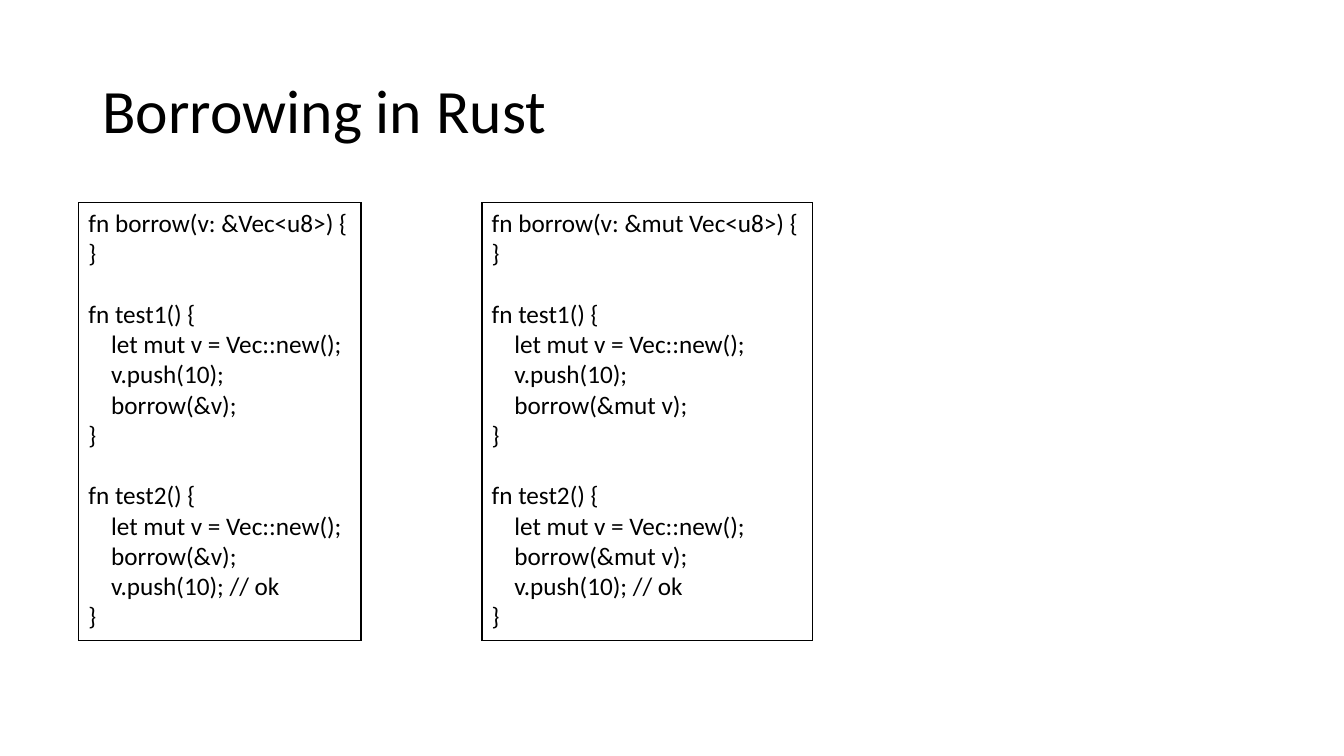
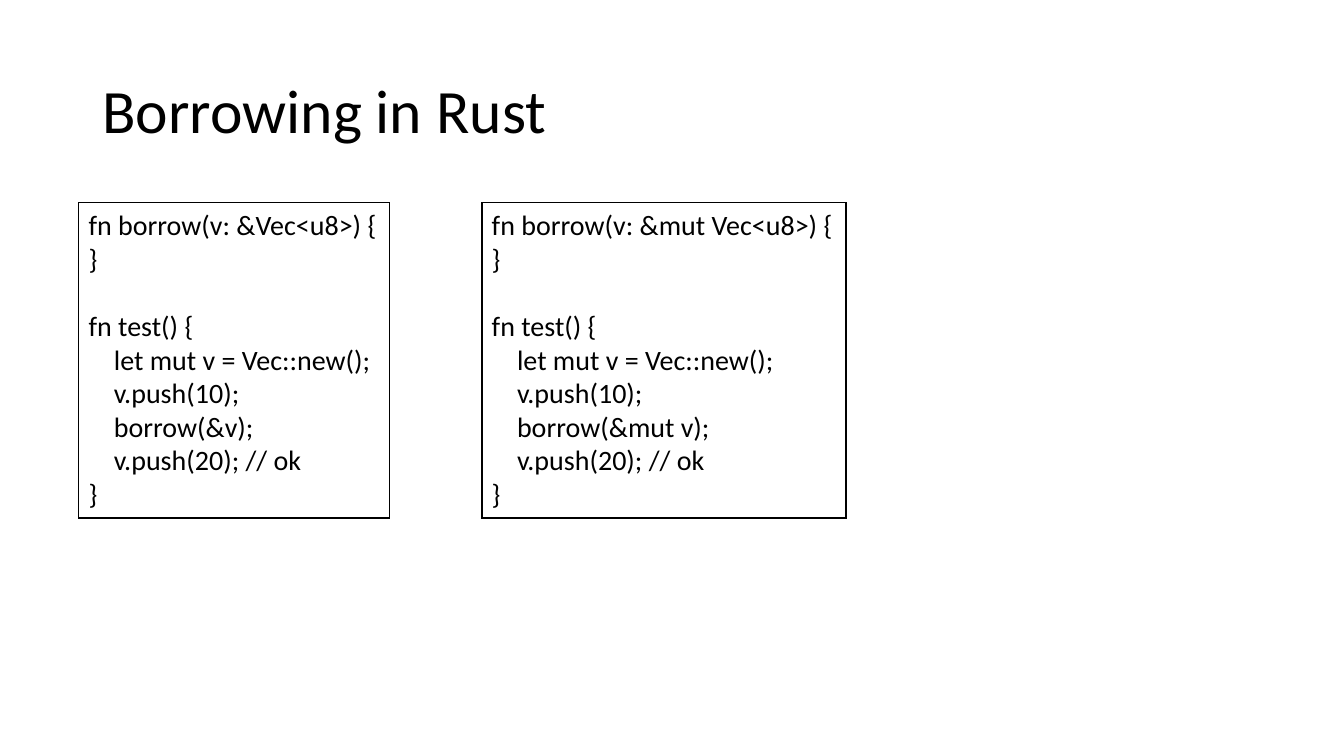
Before and after one commit to verus-lang/event-sites, a slide deck: slide 56 of 2026-summer-formal/slides/summer-school-formal-verus.pptx (slide 54 before the commit). Drawn at 1344x756 pixels with LibreOffice and Linux fonts; fonts in the diff are those of the drawing. Boxes give left, top, right and bottom in pixels: in the first picture for what was removed or moved away, otherwise in the second. Text is boxed around its words. In the diff, an @@ line names an element or a change of style, - is before the commit and + after.

```diff
--- a/2026-summer-formal/slides/summer-school-formal-verus.pptx
+++ b/2026-summer-formal/slides/summer-school-formal-verus.pptx
@@ rectangle "fn borrow(v: &Vec<u8>) {" resized from (x1=79, y1=203, x2=361, y2=640) to (x1=79, y1=203, x2=389, y2=518) @@
@@ rectangle "fn borrow(v: &mut Vec<u8>) {" resized from (x1=482, y1=203, x2=813, y2=640) to (x1=482, y1=203, x2=846, y2=518) @@
@@ text in rectangle at (x1=89, y1=214, x2=370, y2=441): size 18 to 20 pt in "fn borrow(v: &Vec<u8>) {", "}", "let mut v = Vec::new();", "v.push(10);" and 2 more places @@
@@ text in rectangle at (x1=492, y1=214, x2=818, y2=441): size 18 to 20 pt in "fn borrow(v: &mut Vec<u8>) {", "}", "let mut v = Vec::new();", "v.push(10);" and 2 more places @@
@@ text in rectangle at (x1=89, y1=315, x2=178, y2=340): text changed; size 18 to 20 pt @@
-fn test1() {
+fn test() {
@@ text in rectangle at (x1=492, y1=315, x2=581, y2=340): text changed; size 18 to 20 pt @@
-fn test1() {
+fn test() {
@@ text in rectangle at (x1=114, y1=449, x2=302, y2=475): paragraph added @@
+v.push(20); // ok
@@ text in rectangle at (x1=517, y1=449, x2=705, y2=475): paragraph added @@
+v.push(20); // ok
@@ text in rectangle at (x1=88, y1=485, x2=341, y2=599): paragraphs removed @@
-fn test2() {
-let mut v = Vec::new();
-borrow(&v);
-v.push(10); // ok
-}
@@ text in rectangle at (x1=492, y1=485, x2=744, y2=599): paragraphs removed @@
-fn test2() {
-let mut v = Vec::new();
-borrow(&mut v);
-v.push(10); // ok
-}
```
Also in this commit, not shown: 22 other slides changed, 5 slides added, 1 other file.
